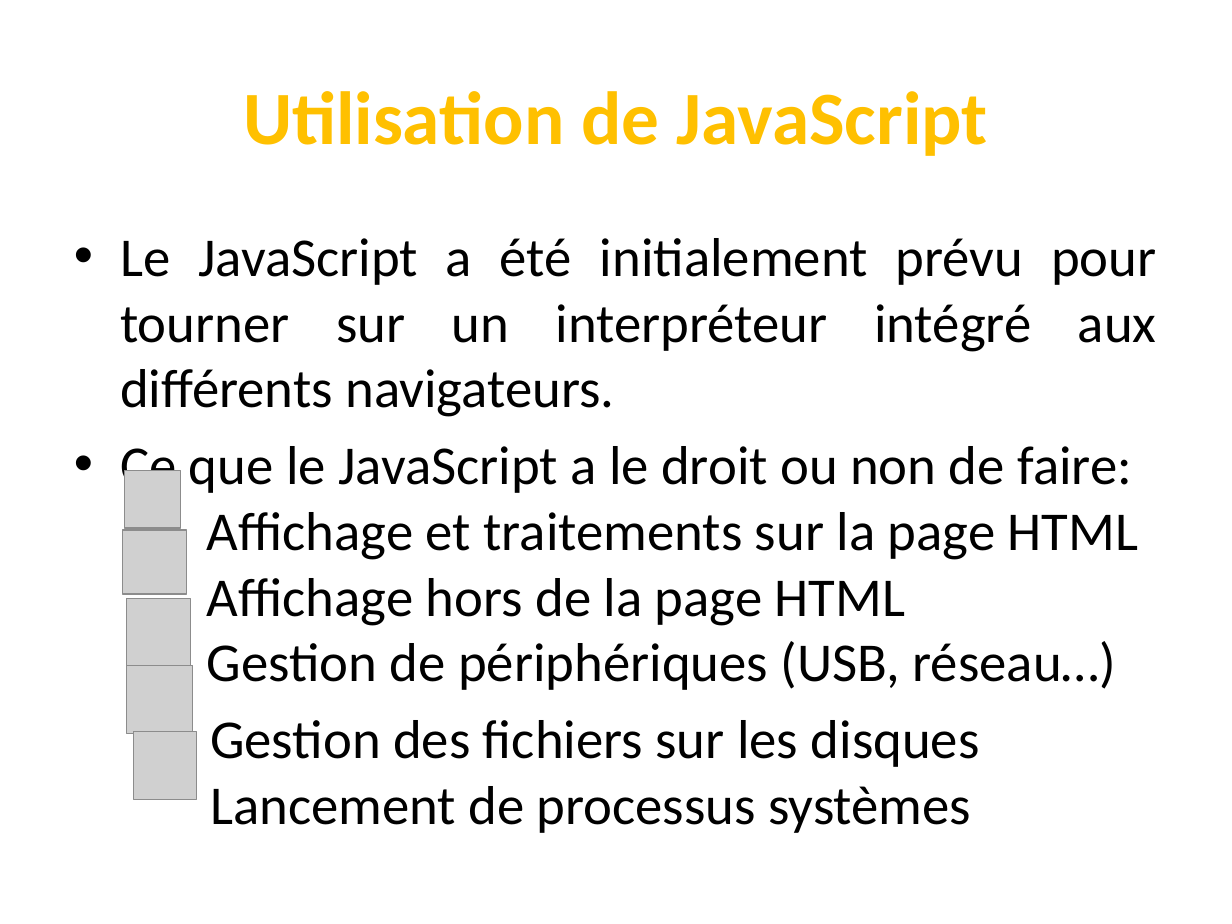
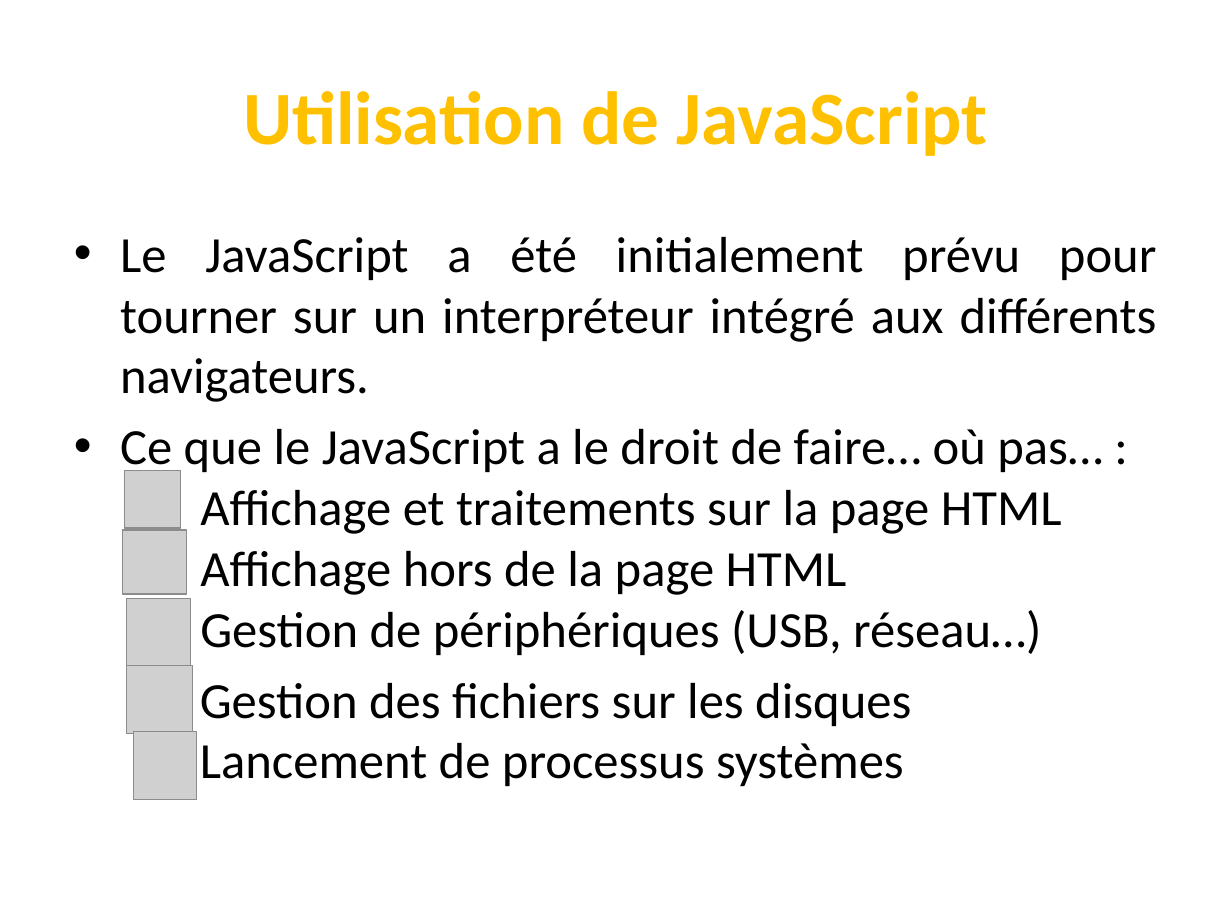
Before and after one commit to codeRoomMarseille/JavaScript_20180914, a slide deck: slide 6 of javascript.pptx. Drawn at 1232x924 pixels with LibreOffice and Linux fonts; fonts in the diff are those of the drawing; grey boxes stand for pictures. Boxes give left, top, right and bottom in pixels: in the first picture for what was removed or moved away, otherwise in the second. Text is boxed around its words. In the diff, an @@ line names an element or a change of style, - is before the commit and + after.

```diff
--- a/javascript.pptx
+++ b/javascript.pptx
@@ text at [120, 237, 1157, 786]: size 32 to 29.6 pt in "Le JavaScript a été initialement prévu pour ...", "Gestion des fichiers sur les disques Lancement ..." @@
@@ text at [120, 429, 1103, 655]: text changed; size 32 to 29.6 pt @@
-• Ce que le JavaScript a le droit ou non de faire:
-  Affichage et traitements sur la page HTML
-  Affichage hors de la page HTML
-  Gestion de périphériques (USB, réseau…)
+• Ce que le JavaScript a le droit de faire… où pas… :
+  Affichage et traitements sur la page HTML
+  Affichage hors de la page HTML
+  Gestion de périphériques (USB, réseau…)
```
